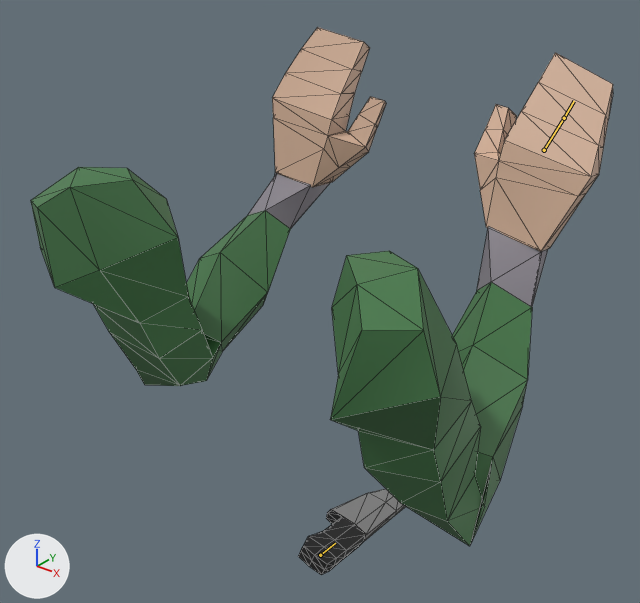
One commit to the glTF model assets/models/weapons/melee/one_hand/cuchillo_de_cocina.glb: the scene before it, then after it.
Before and after are seen from a 50 mm lens placed at (0.528, -0.62, 0.201), pointed at (-0.129, 0.201, -0.308). Every picture has the same lights, and +X, +Y and +Z are marked at lower left. The older version comes first. Both versions are drawn at frame 0 of the action 'punch'; the numbers are the values there. The bones that change are drawn over the model as lines. Mesh edges are drawn as thin lines.

The first picture shows 'Cuchillo', 'PiernaIzquierda'.
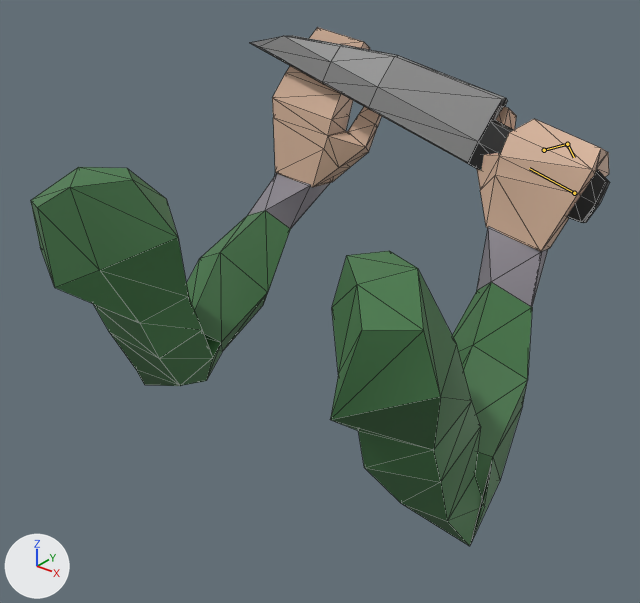
Edits to the bpy script that builds the scene:
```text
Change bone_f_middle_01_r_001:
    where bone_f_middle_01_r_001 = bpy.data.objects['rig'].pose.bones['f_middle.01.R.001']  # child of 'f_middle.01.R'
    bone_f_middle_01_r_001.rotation_quaternion: (1.0, 0.0, 0.0, 0.0) -> (0.87, 0.147, -0.119, -0.455)  # degrees (0, 0, 0) -> degrees (21, -4, -56)
Change bone_f_middle_01_r_002:
    where bone_f_middle_01_r_002 = bpy.data.objects['rig'].pose.bones['f_middle.01.R.002']  # child of 'f_middle.01.R.001'
    bone_f_middle_01_r_002.rotation_quaternion: (1.0, 0.0, 0.0, 0.0) -> (0.87, 0.147, -0.119, -0.455)  # degrees (0, 0, 0) -> degrees (21, -4, -56)
Change bone_hueso:
    where bone_hueso = bpy.data.objects['rig'].pose.bones['Hueso']  # child of 'hand_right'
    bone_hueso.location: (0.0, 0.0, 0.0) -> (0.702, -0.259, -0.11)
    bone_hueso.rotation_quaternion: (1.0, 0.0, 0.0, 0.0) -> (-0.5, -0.495, -0.503, -0.501)  # degrees (0, 0, 0) -> degrees (90, 0, 91)
```

Where the change shows, as pixel boxes [x1, y1, x2, y2] in the pictures (640 x 603 px):
'PiernaIzquierda', posed
    before: [31, 27, 613, 546]
    after: [31, 27, 609, 546]
'Cuchillo', posed
    before: [298, 489, 406, 575]
    after: [250, 35, 610, 223]
bone 'f_middle.01.R.001', root to tip
    before: (544, 150) to (564, 118)
    after: (544, 150) to (567, 144)
bone 'f_middle.01.R.002', root to tip
    before: (564, 118) to (574, 101)
    after: (567, 144) to (574, 157)
bone 'Hueso', root to tip
    before: (320, 555) to (335, 543)
    after: (574, 193) to (529, 168)
